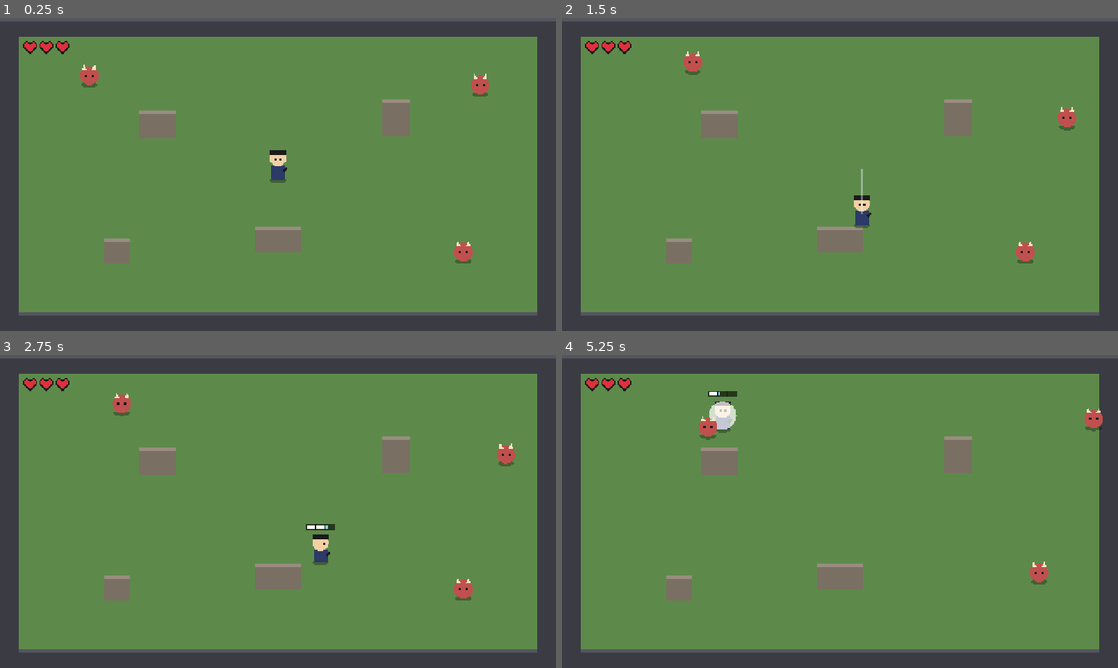
Above: before the commit, frames 1-4 (two rows, left to right).
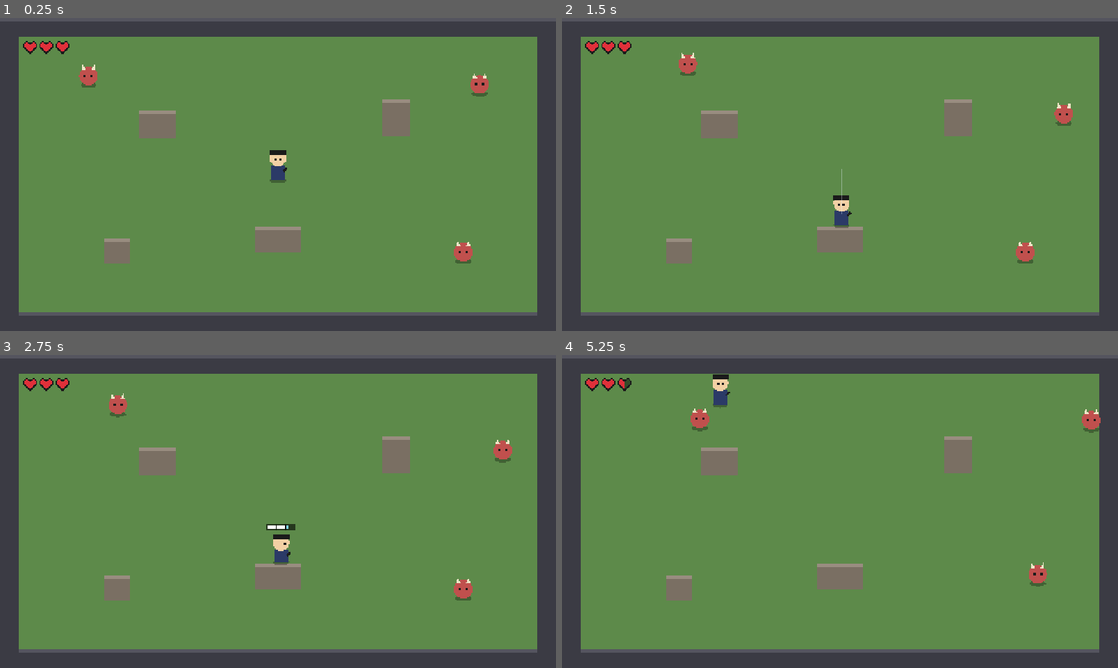
Above: after the commit, the same moments.

Repository: Omezi42/action-rpg
Game: Godot game, scene res://scenes/stage/arena.tscn
Two runs of this game, one before a commit and one after it. Both use one fixed random seed, a clock stepped at 60 frames per second and the inputs below.
Inputs:
- Up to frame 1 (0.25 s): no input
- Up to frame 2 (1.5 s): hold D (move_right) 0.53-1.28 s; hold J (iai) 0.53-1.28 s; hold S (move_down) from 1.28 s (still down); tap J (iai) at 1.35 s
- Up to frame 3 (2.75 s): release S (move_down) at 2.03 s; hold D (move_right) from 2.03 s (still down); hold J (iai) from 2.03 s (still down)
- Up to frame 4 (5.25 s): release D (move_right) at 2.78 s; release J (iai) at 2.78 s; hold W (move_up) 2.78-3.53 s; tap J (iai) at 2.85, 4.35 s; hold J (iai) 3.53-4.28 s; hold A (move_left) 3.53-5.03 s; hold S (move_down) from 5.03 s (still down); hold J (iai) from 5.03 s (still down)

The runs differ from the first frame. In frame 1, less than 0.1% of the frame differs, in the area x 14-89%, y 14-26%; in frame 2, 0.9%; in frame 3, 1.0%; in frame 4, 1.1%, in the area x 11-98%, y 6-74%.

Commit message:
居合の構え中は足を止め、小鬼の速度を少し落とす
Co-Authored-By: Claude Opus 5.5 <noreply@anthropic.com>

Diff:
--- a/data/enemies/kooni.tres
+++ b/data/enemies/kooni.tres
@@ -6,11 +6,11 @@
 script = ExtResource("1_btko1")
 max_hp = 3
 contact_damage = 1
-wander_speed = 30.0
+wander_speed = 27.0
 wander_interval_min = 1.0
 wander_interval_max = 2.0
 wander_stop_chance = 0.5
-chase_speed = 55.0
+chase_speed = 50.0
 notice_range = 80.0
 lose_range = 120.0
 hurt_time = 0.3
--- a/data/player.tres
+++ b/data/player.tres
@@ -5,7 +5,6 @@
 [resource]
 script = ExtResource("1_v1ocg")
 move_speed = 80.0
-charge_move_ratio = 0.3
 max_hp = 6
 invincible_time = 1.0
 knockback_distance = 24.0
--- a/scripts/data/player_data.gd
+++ b/scripts/data/player_data.gd
@@ -3,7 +3,6 @@
 ## 主人公の手触りに関わる数値(GameDesign.md 2・3・4章)。
 
 @export var move_speed := 0.0
-@export_range(0.0, 1.0) var charge_move_ratio := 0.0
 @export var max_hp := 0
 @export var invincible_time := 0.0
 @export var knockback_distance := 0.0
--- a/scripts/player/player.gd
+++ b/scripts/player/player.gd
@@ -75,21 +75,27 @@
 
 
 func _move(speed: float) -> void:
+	var input := _read_move_input()
+	velocity = input * speed
+	move_and_slide()
+
+
+func _read_move_input() -> Vector2:
 	var input := Input.get_vector("move_left", "move_right", "move_up", "move_down")
 	if input != Vector2.ZERO:
 		facing = Vector2.RIGHT.rotated(snappedf(input.angle(), PI / 4.0))
-	velocity = input * speed
-	move_and_slide()
+	return input
 
 
 func _start_charge() -> void:
 	state = State.CHARGE
 	_state_time = 0.0
+	velocity = Vector2.ZERO
 	charge.reset()
 
 
 func _process_charge(delta: float, iai_pressed: bool) -> void:
-	_move(data.move_speed * data.charge_move_ratio)
+	_read_move_input()
 	if charge.advance(delta):
 		flash_left = STAGE_FLASH_TIME
 	if not iai_pressed:
--- a/tools/tests/combat_tests.gd
+++ b/tools/tests/combat_tests.gd
@@ -11,9 +11,23 @@
 
 func run(tree: SceneTree, check: Callable) -> void:
 	_tree = tree
+	await _test_charge_roots_player(check)
 	await _test_ichi_damages_once(check)
 	await _test_issen_kills_on_sheathe(check)
 	await _test_contact_hurts_player(check)
+
+
+func _test_charge_roots_player(check: Callable) -> void:
+	var setup := _spawn(Vector2(300, 300))
+	var player: Player = setup[0]
+	Input.action_press("iai")
+	await _frames(0.05)
+	Input.action_press("move_down")
+	await _frames(0.2)
+	check.call(player.global_position == Vector2(100, 100), "構え中は移動しない")
+	check.call(player.facing.is_equal_approx(Vector2.DOWN), "構え中も向きは変えられる")
+	Input.action_release("move_down")
+	_clear()
 
 
 func _test_ichi_damages_once(check: Callable) -> void:
Not shown, changed: docs/arch/03_player.md
Not shown, changed: docs/design/02_controls.md
Not shown, changed: docs/design/03_iai.md
Not shown, changed: docs/design/05_enemies.md
